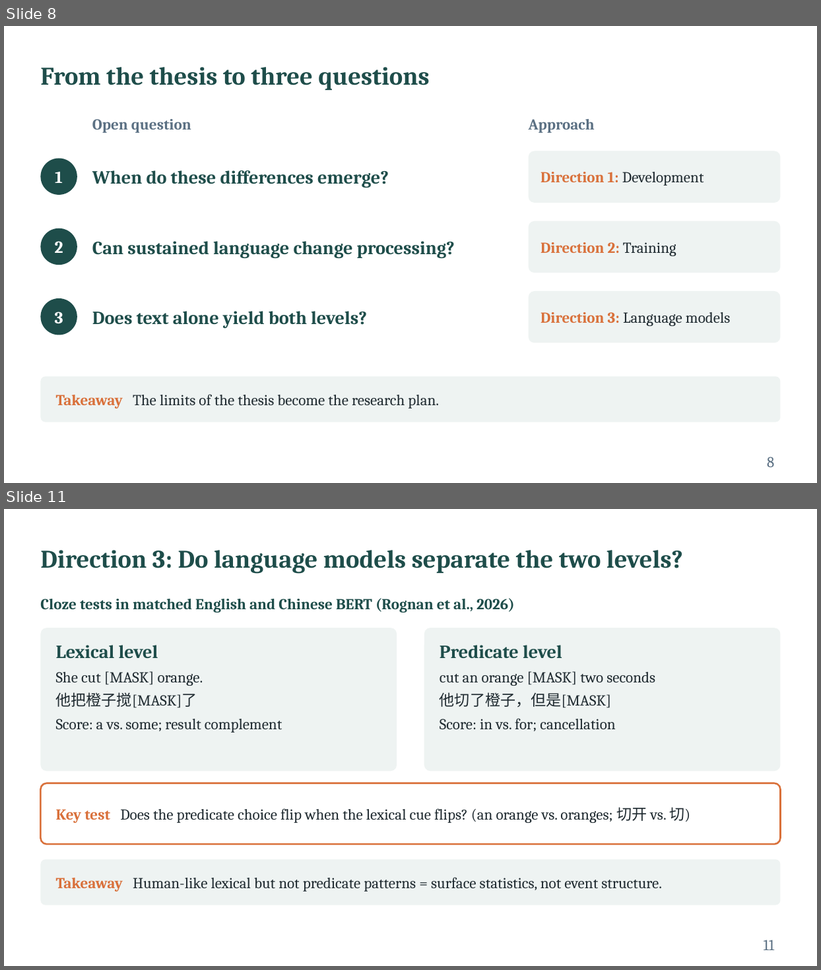
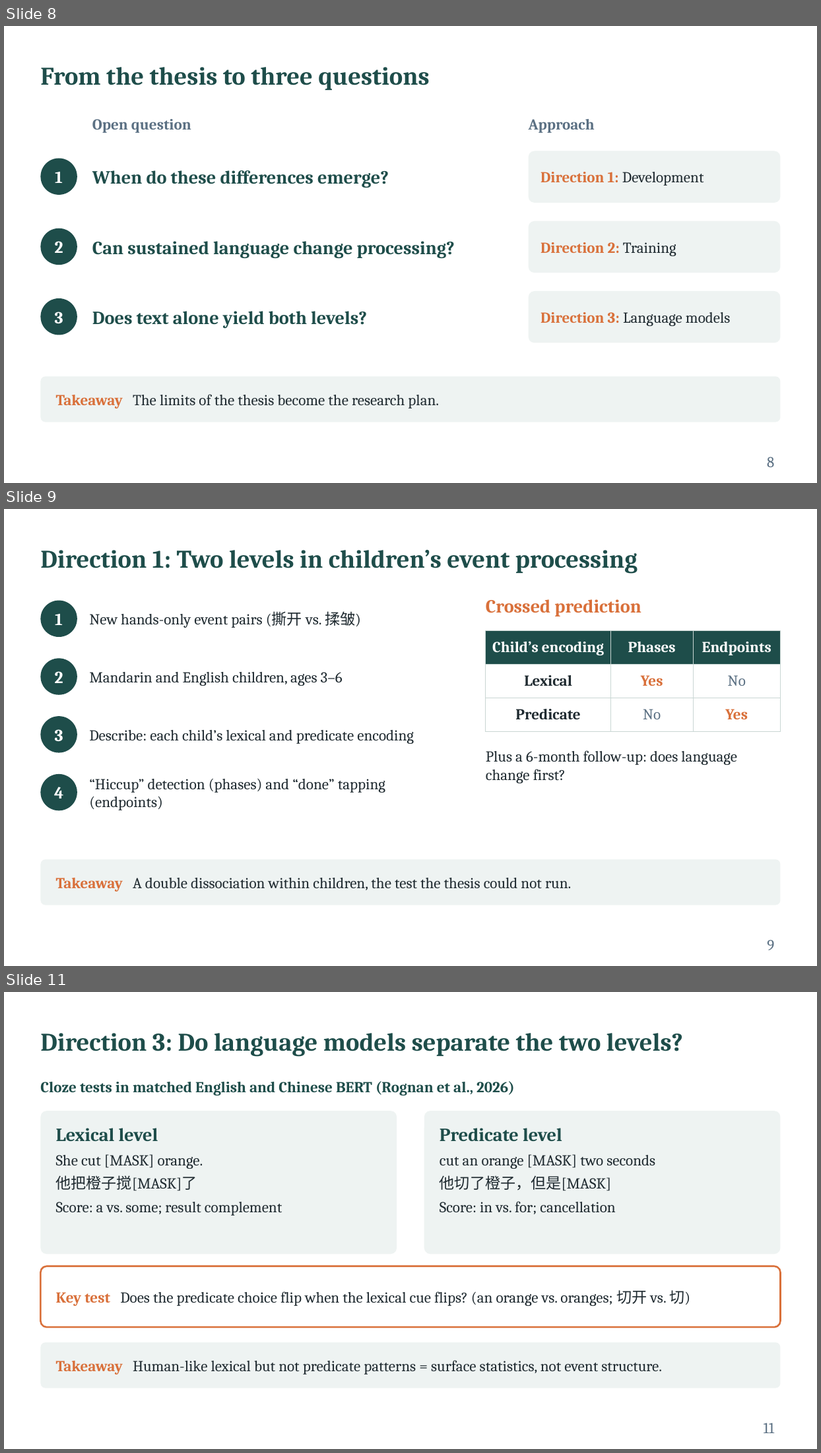
Before and after one commit to xtaoliu/claude, a slide deck: Liu_postdoc_interview_talk.pptx. Shown one above the other, each under a label of ours: slides 8 and 11 before the commit, slides 8, 9 and 11 after it; the slides between them are not shown. The pictures are 821x970 and 821x1453 pixels, drawn with LibreOffice and Linux fonts; fonts in the diff are those of the drawing. Boxes give left, top, right and bottom in pixels: in the first picture for what was removed or moved away, otherwise in the second. Text is boxed around its words. In the diff, an @@ line names an element or a change of style, - is before the commit and + after.

```diff
--- a/Liu_postdoc_interview_talk.pptx
+++ b/Liu_postdoc_interview_talk.pptx
@@ slide 9 added at [4,509,817,966], background #FFFFFF @@
@@ title added at [40,550,638,574], 30 pt, text #1E4D4A, bold @@
+Direction 1: Two levels in children’s event processing
@@ ellipse added at [40,601,77,637], fill #1E4D4A @@
@@ text added at [486,599,641,617], 22 pt, text #D9703A, bold @@
+Crossed prediction
@@ text added at [55,614,63,625], 20 pt, text #FFFFFF, bold @@
+1
@@ text added at [89,611,361,628], 18 pt, text #1F2A30 @@
+New hands-only event pairs (撕开 vs. 揉皱)
@@ table added at [486,631,781,722], 3 rows, 3 columns @@
+Child’s encoding | Phases | Endpoints
+Lexical | Yes | No
+Predicate | No | Yes
@@ ellipse added at [40,658,77,695], fill #1E4D4A @@
@@ text added at [55,671,63,683], 20 pt, text #FFFFFF, bold @@
+2
@@ text added at [89,672,343,686], 18 pt, text #1F2A30 @@
+Mandarin and English children, ages 3–6
@@ ellipse added at [40,716,77,753], fill #1E4D4A @@
@@ text added at [55,729,63,741], 20 pt, text #FFFFFF, bold @@
+3
@@ text added at [89,730,414,744], 18 pt, text #1F2A30 @@
+Describe: each child’s lexical and predicate encoding
@@ text added at [486,751,737,784], 18 pt, text #1F2A30 @@
+Plus a 6-month follow-up: does language change first?
@@ ellipse added at [40,774,77,811], fill #1E4D4A @@
@@ text added at [89,779,385,811], 18 pt, text #1F2A30 @@
+“Hiccup” detection (phases) and “done” tapping (endpoints)
@@ text added at [54,787,63,799], 20 pt, text #FFFFFF, bold @@
+4
@@ rounded rectangle added at [40,859,781,906], fill #EEF3F2 @@
@@ text added at [56,878,571,892], 18 pt, text #1F2A30 @@
+Takeaway A double dissociation within children, the test the thesis could not run.
@@ page number added at [767,940,774,951], 18 pt, text #5B7083 @@
+9
```
Also in this commit, not shown: 1 slide changed, 1 other slide added, 2 slides removed, 1 other file.
